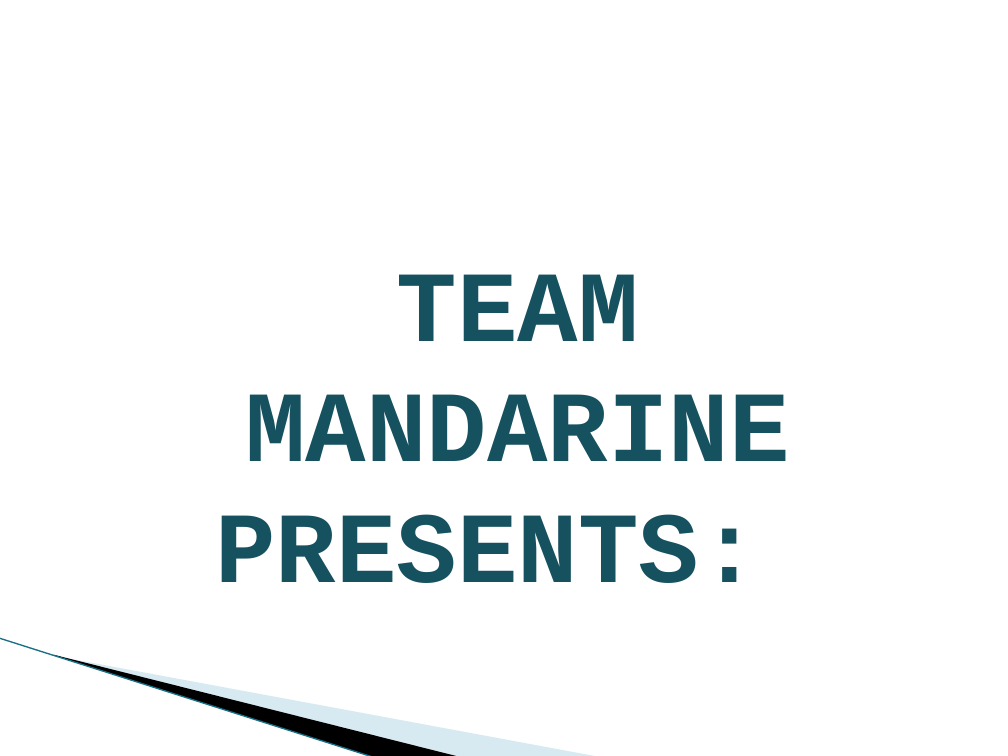
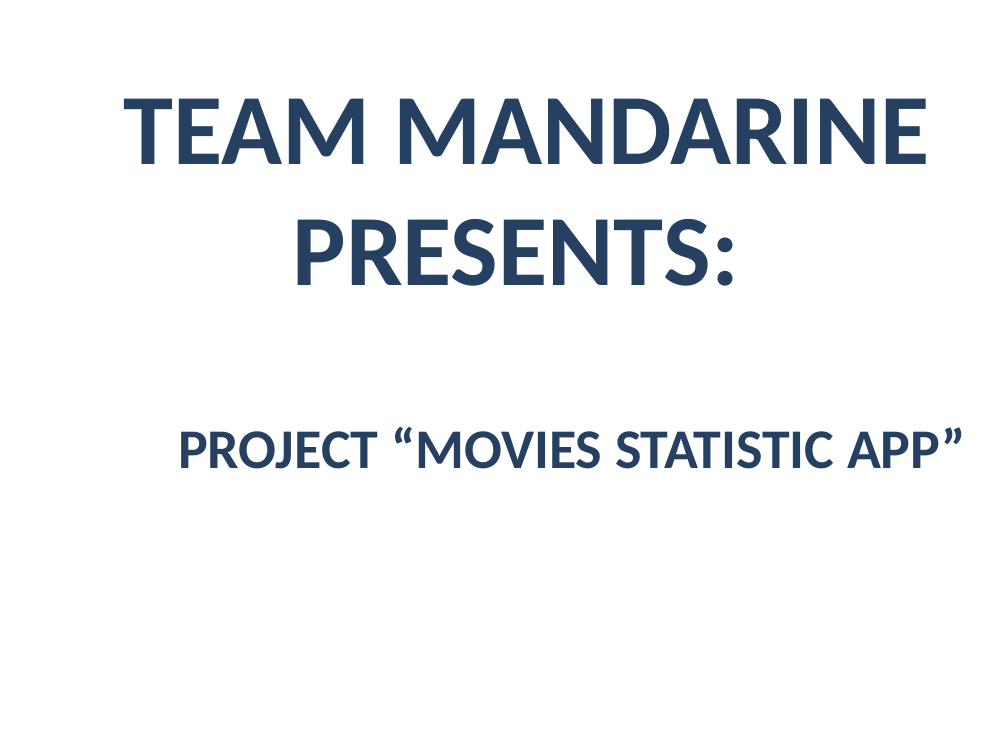
Before and after one commit to Acrelion/JS-Teamwork-Mandarine, a slide deck: slide 1 of Project Documentation/Presentation Mandarine.pptx. Drawn at 1008x756 pixels with LibreOffice and Linux fonts; fonts in the diff are those of the drawing; background and template pictures are left out. Boxes give left, top, right and bottom in pixels: in the first picture for what was removed or moved away, otherwise in the second. Text is boxed around its words. In the diff, an @@ line names an element or a change of style, - is before the commit and + after.

```diff
--- a/Project Documentation/Presentation Mandarine.pptx
+++ b/Project Documentation/Presentation Mandarine.pptx
@@ text "TEAM MANDARINE": place and size @@
-text "TEAM MANDARINE" at (215,274,789,583)
+text "TEAM MANDARINE" at (124,98,929,286)
@@ text "TEAM MANDARINE" at (124,98,929,286): font Courier New to Calibri, text colour #175160 to #254061, letter outline #23487C 0.71 pt to #5E457C 0.71 pt @@
@@ text added at (178,427,966,469), 40 pt, text #254061, bold @@
+PROJECT “MOVIES STATISTIC APP”
@@ line removed from (0, 638) to (374, 756) @@
@@ freeform shape removed at (53,654,461,756) @@
@@ freeform shape removed at (55,655,600,756) @@
```
Also in this commit, not shown: 2 other slides changed, 6 slides added, 6 slides removed.
